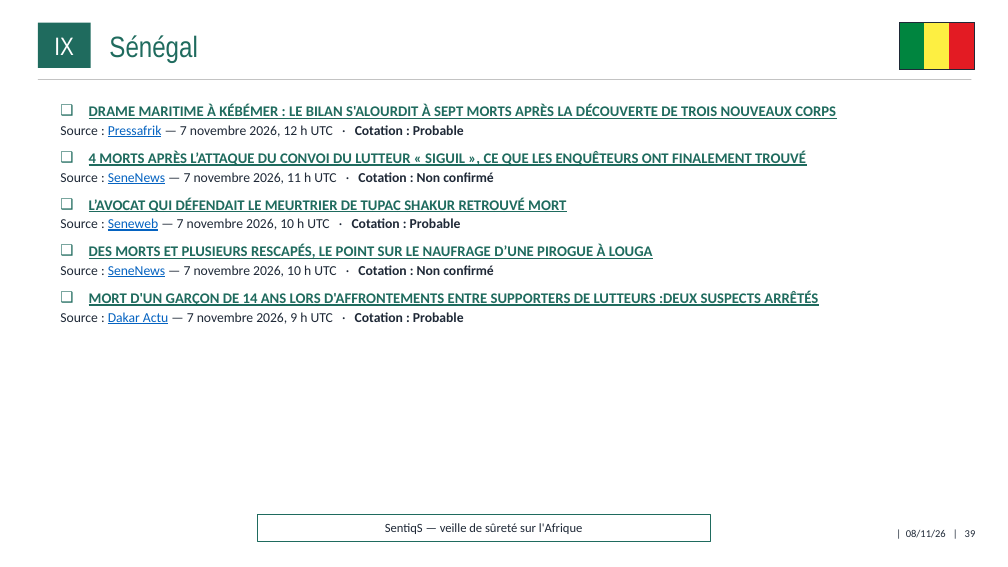
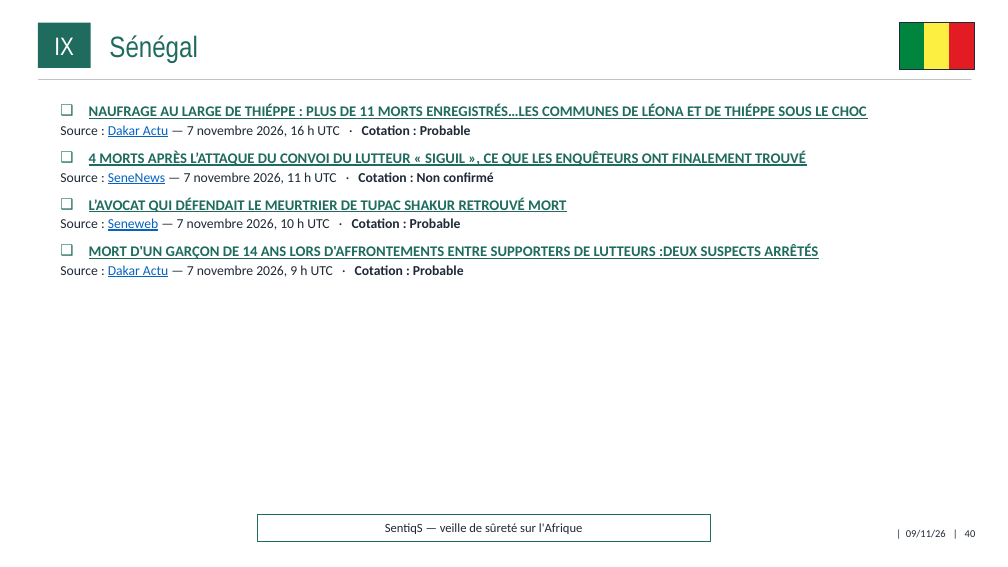
Before and after one commit to ytl1-ops/SentiqS, a slide deck: slide 40 of web/rapports/mensuel/2026-11.pptx (slide 39 before the commit). Drawn at 1008x567 pixels with LibreOffice and Linux fonts; fonts in the diff are those of the drawing. Boxes give left, top, right and bottom in pixels: in the first picture for what was removed or moved away, otherwise in the second. Text is boxed around its words. In the diff, an @@ line names an element or a change of style, - is before the commit and + after.

```diff
--- a/web/rapports/mensuel/2026-11.pptx
+++ b/web/rapports/mensuel/2026-11.pptx
@@ text at (60,104,867,137): text changed @@
-❑ DRAME MARITIME À KÉBÉMER : LE BILAN S'ALOURDIT À SEPT MORTS APRÈS LA DÉCOUVERTE DE TROIS NOUVEAUX CORPS
-  ▪ Source : Pressafrik — 7 novembre 2026, 12 h UTC · Cotation : Probable
+❑ NAUFRAGE AU LARGE DE THIÉPPE : PLUS DE 11 MORTS ENREGISTRÉS…LES COMMUNES DE LÉONA ET DE THIÉPPE SOUS LE CHOC
+  ▪ Source : Dakar Actu — 7 novembre 2026, 16 h UTC · Cotation : Probable
@@ text at (60,244,653,277): paragraphs removed @@
-❑ DES MORTS ET PLUSIEURS RESCAPÉS, LE POINT SUR LE NAUFRAGE D’UNE PIROGUE À LOUGA
-  ▪ Source : SeneNews — 7 novembre 2026, 10 h UTC · Cotation : Non confirmé
@@ text at (906,530,976,538): text changed @@
-| 08/11/26 | 39
+| 09/11/26 | 40
```
Also in this commit, not shown: 40 other slides changed, 10 other files.
